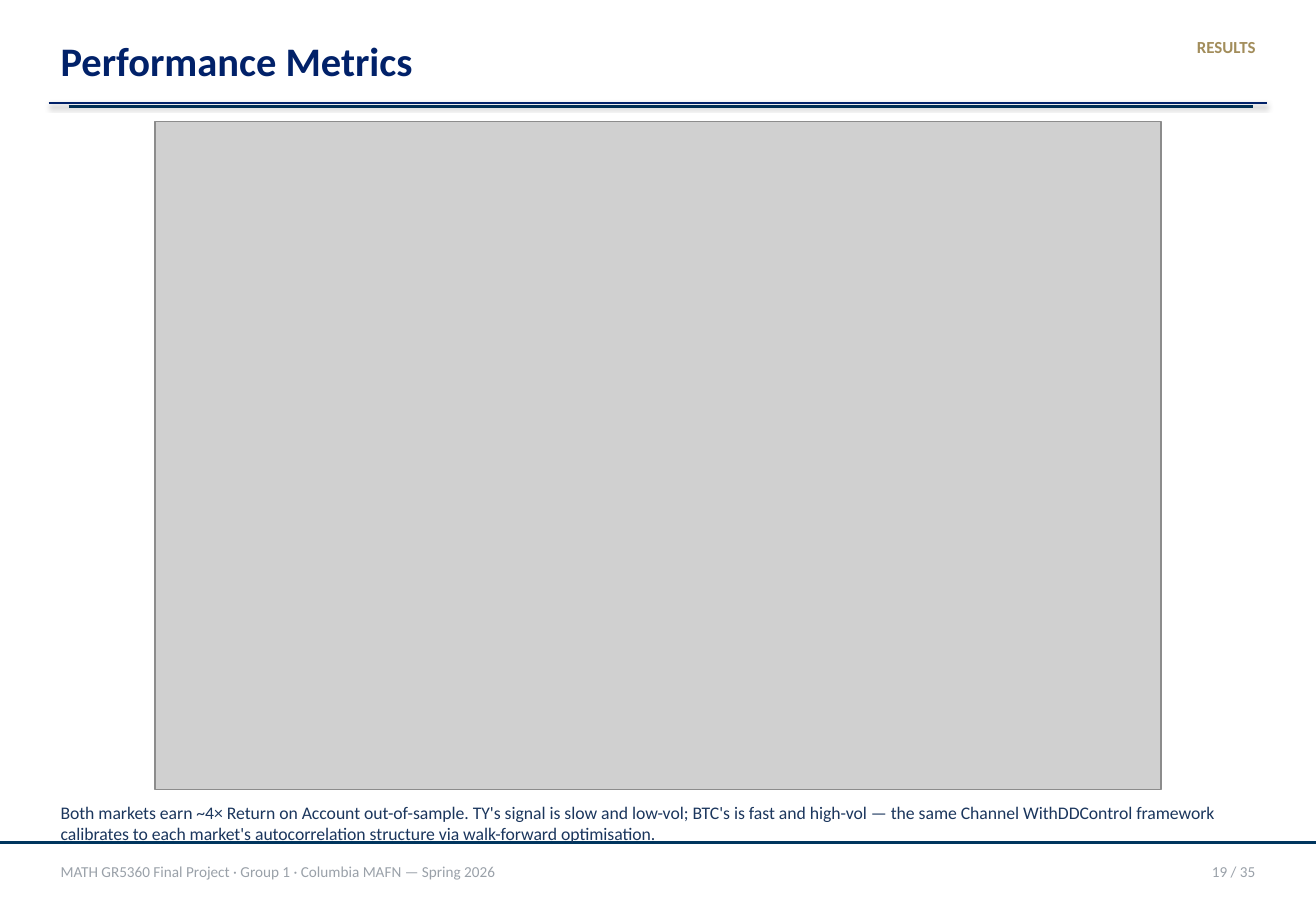
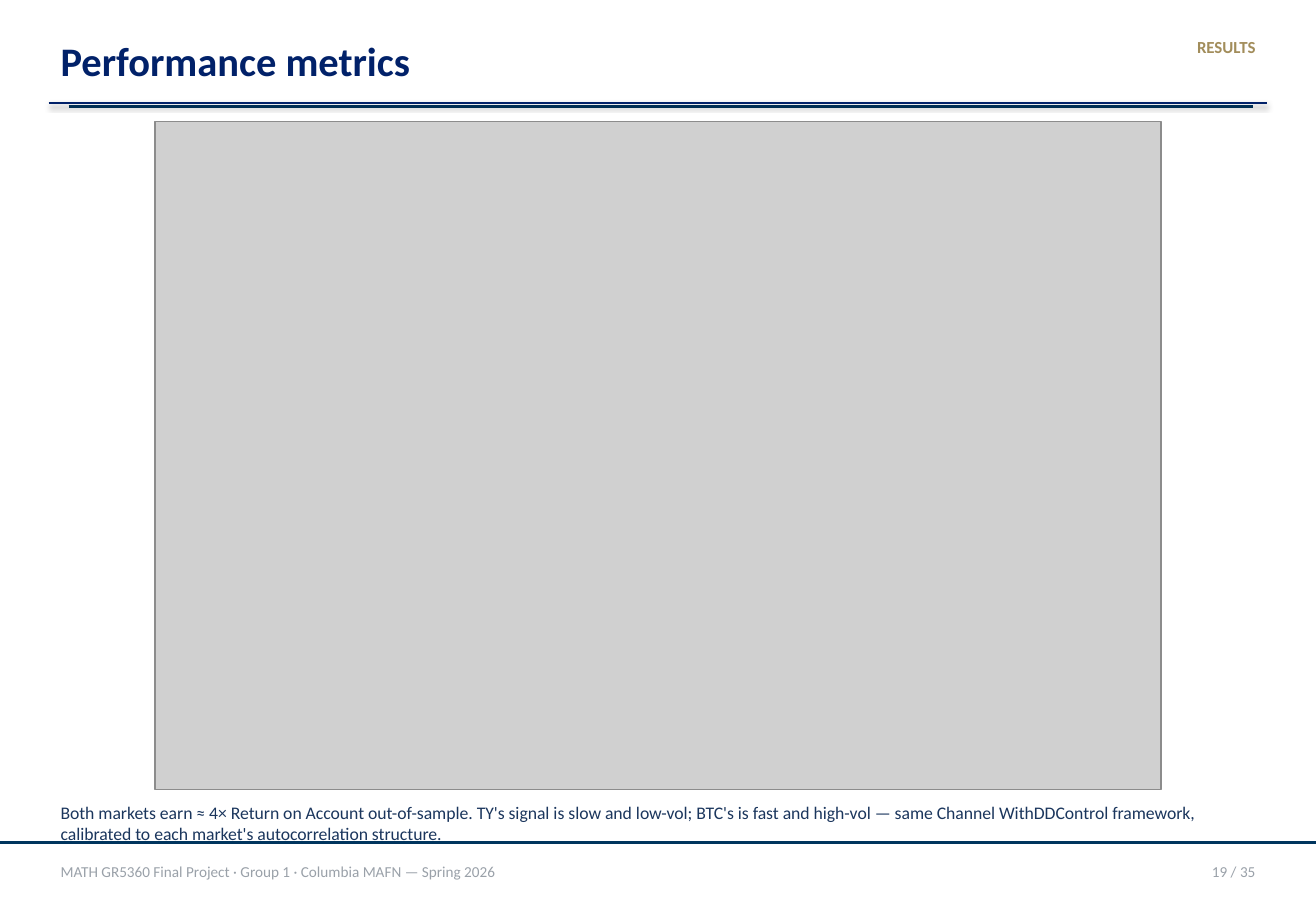
Before and after one commit to Cuivie/MATH5360_Final_Project, a slide deck: slide 19 of report/presentation/MATH5360_Final_Group1.pptx. Drawn at 1316x911 pixels with LibreOffice and Linux fonts; fonts in the diff are those of the drawing; grey boxes stand for pictures; background and template pictures are left out. Boxes give left, top, right and bottom in pixels: in the first picture for what was removed or moved away, otherwise in the second. Text is boxed around its words. In the diff, an @@ line names an element or a change of style, - is before the commit and + after.

```diff
--- a/report/presentation/MATH5360_Final_Group1.pptx
+++ b/report/presentation/MATH5360_Final_Group1.pptx
@@ text at (x1=61, y1=47, x2=410, y2=77): text changed @@
-Performance Metrics
+Performance metrics
@@ text at (x1=61, y1=806, x2=1195, y2=844): text changed @@
-Both markets earn ~4× Return on Account out-of-sample. TY's signal is slow and low-vol; BTC's is fast and high-vol — the same Channel WithDDControl framework calibrates to each market's autocorrelation structure via walk-forward optimisation.
+Both markets earn ≈ 4× Return on Account out-of-sample. TY's signal is slow and low-vol; BTC's is fast and high-vol — same Channel WithDDControl framework, calibrated to each market's autocorrelation structure.
```
Also in this commit, not shown: 10 other slides changed, 14 slides added, 14 slides removed, 9 other files.
